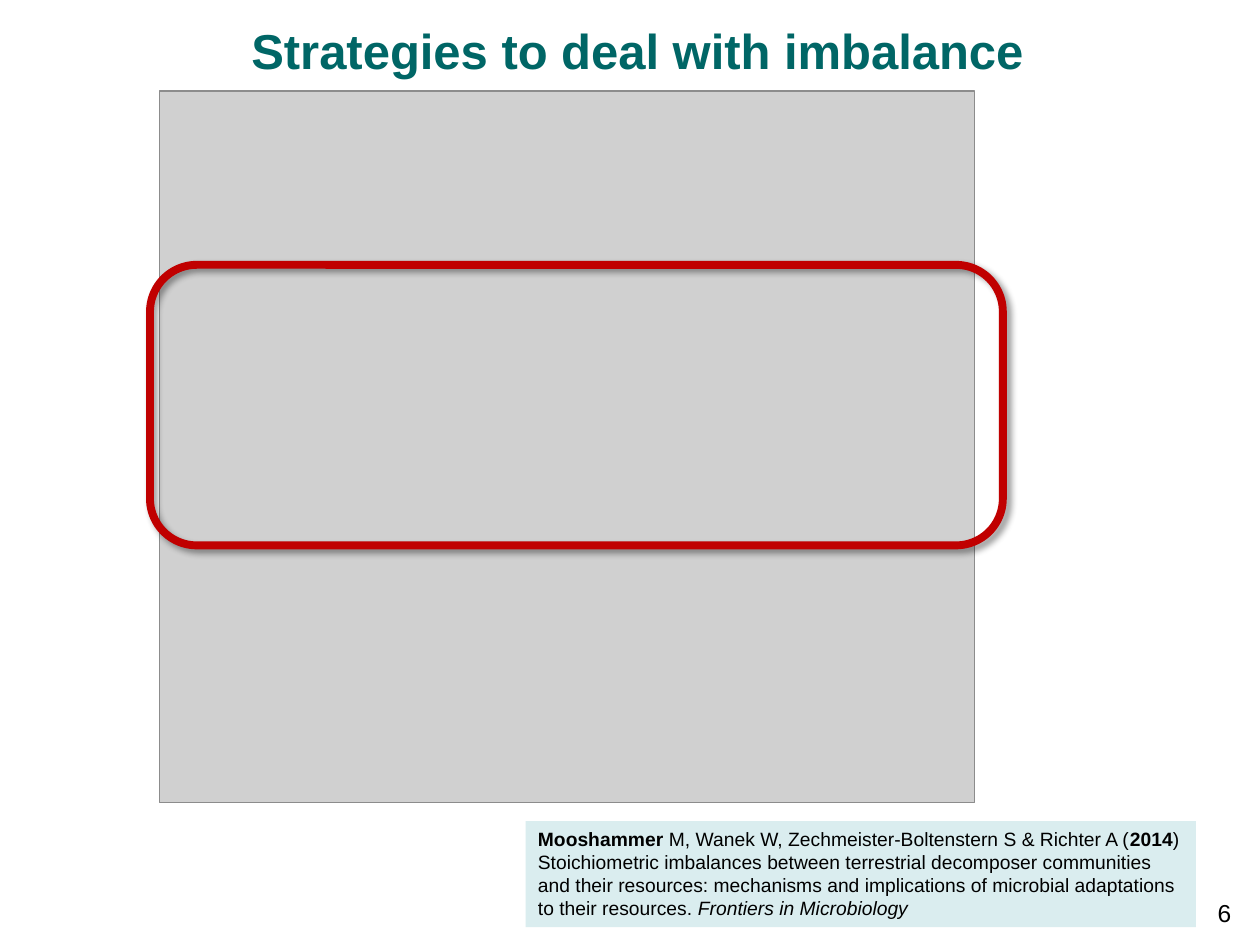
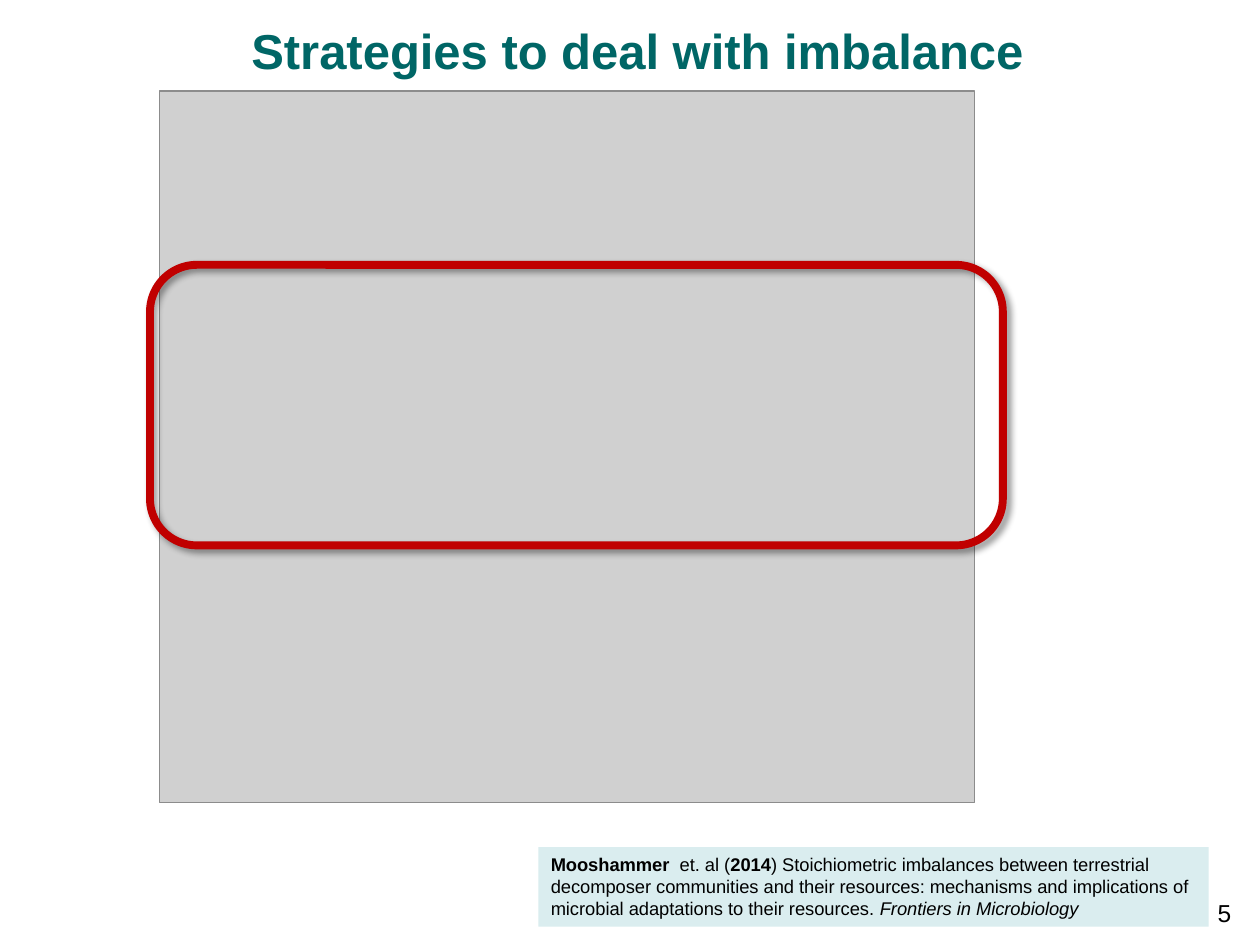
Before and after one commit to bgctw/sesam, a slide deck: slide 5 of inst/egu14/wutzler1404_vienna_stoichiometry.pptx (slide 6 before the commit). Drawn at 1260x945 pixels with LibreOffice and Linux fonts; fonts in the diff are those of the drawing; grey boxes stand for pictures; background and template pictures are left out. Boxes give left, top, right and bottom in pixels: in the first picture for what was removed or moved away, otherwise in the second. Text is boxed around its words. In the diff, an @@ line names an element or a change of style, - is before the commit and + after.

```diff
--- a/inst/egu14/wutzler1404_vienna_stoichiometry.pptx
+++ b/inst/egu14/wutzler1404_vienna_stoichiometry.pptx
@@ rectangle "Mooshammer et. al (2014) Stoichiometric ...": place and size @@
-rectangle "Mooshammer et. al (2014) Stoichiometric ..." at bbox=[525, 822, 1196, 927]
+rectangle "Mooshammer et. al (2014) Stoichiometric ..." at bbox=[538, 847, 1208, 926]
@@ text in rectangle at bbox=[551, 857, 1188, 919]: text changed; size 11 to 10.5 pt @@
-Mooshammer M, Wanek W, Zechmeister-Boltenstern S & Richter A (2014) Stoichiometric imbalances between terrestrial decomposer communities and their resources: mechanisms and implications of microbial adaptations to their resources. Frontiers in Microbiology
+Mooshammer et. al (2014) Stoichiometric imbalances between terrestrial decomposer communities and their resources: mechanisms and implications of microbial adaptations to their resources. Frontiers in Microbiology
@@ page number at bbox=[1218, 905, 1232, 923]: text changed @@
-6
+5
```
Also in this commit, not shown: 11 other slides changed, 4 slides added, 5 slides removed, 1 other file.
